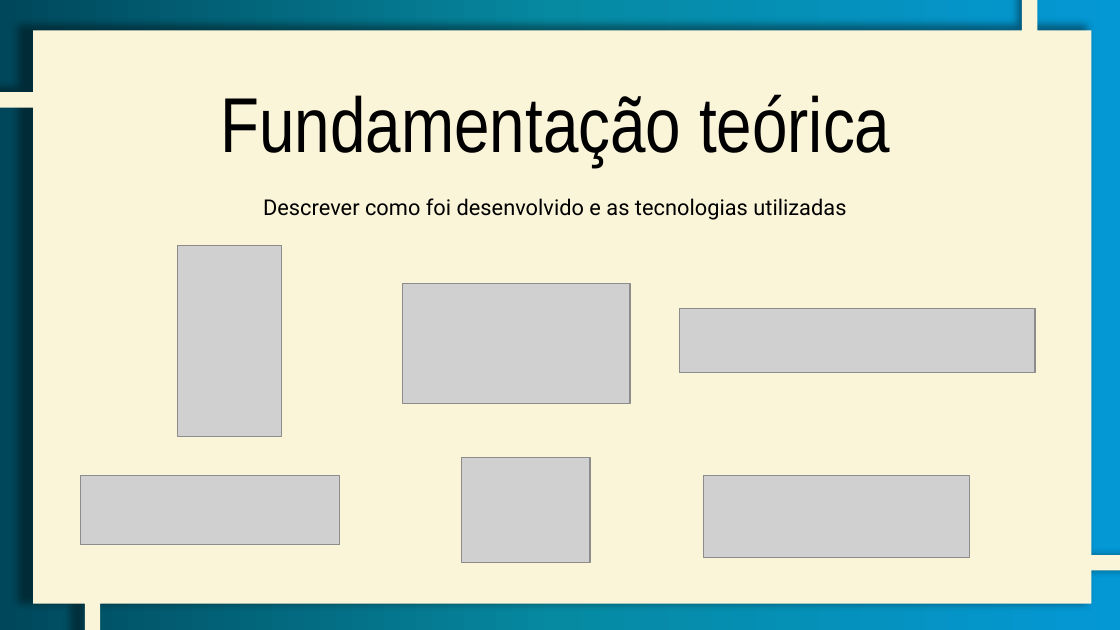
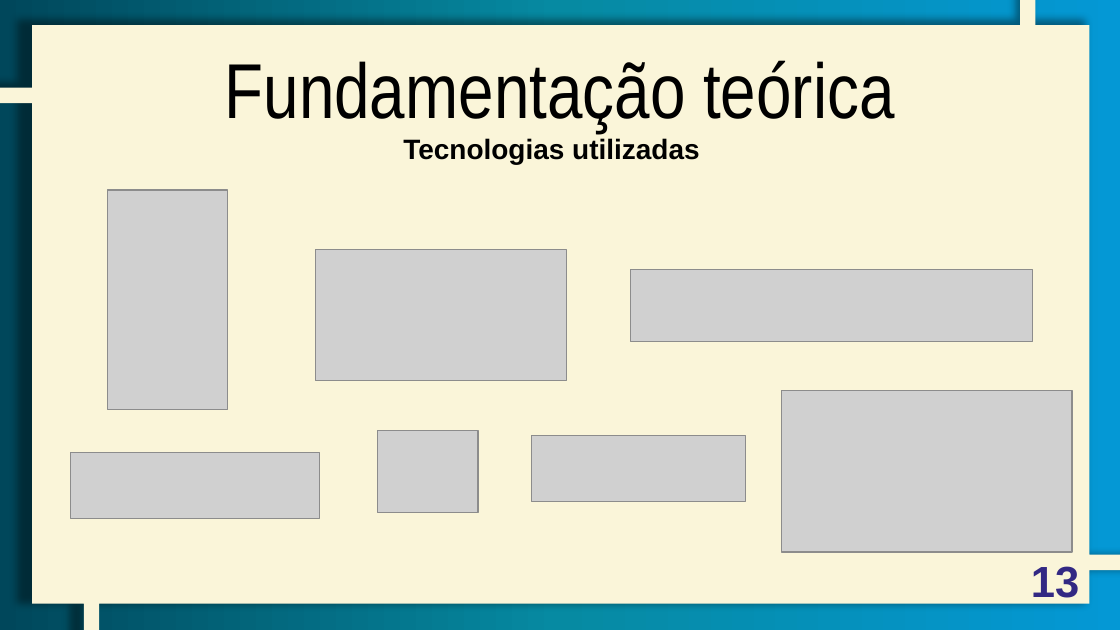
Before and after one commit to GC-Aguiar/tg-AplicacaoIntegradora, a slide deck: slide 13 of Documentação/Apresentação/Apresentação TGII - SIDBM.pptx. Drawn at 1120x630 pixels with LibreOffice and Linux fonts; fonts in the diff are those of the drawing; grey boxes stand for pictures. Boxes give left, top, right and bottom in pixels: in the first picture for what was removed or moved away, otherwise in the second. Text is boxed around its words. In the diff, an @@ line names an element or a change of style, - is before the commit and + after.

```diff
--- a/Documentação/Apresentação/Apresentação TGII - SIDBM.pptx
+++ b/Documentação/Apresentação/Apresentação TGII - SIDBM.pptx
@@ freeform shape at (0,0,1120,630): outline redrawn @@
@@ text "Fundamentação teórica": place and size @@
-text "Fundamentação teórica" at (220,94,890,167)
+text "Fundamentação teórica" at (225,60,894,133)
@@ text at (403,138,699,165): text changed; size 14 to 18 pt; font Roboto to Arial; bold on @@
-Descrever como foi desenvolvido e as tecnologias utilizadas
+Tecnologias utilizadas
@@ picture: place and size @@
-picture at (177,245,281,436)
+picture at (108,190,227,410)
@@ picture: place and size @@
-picture at (402,283,629,403)
+picture at (316,249,567,381)
@@ picture: place and size @@
-picture at (679,309,1035,373)
+picture at (631,270,1033,343)
@@ picture added at (782,391,1073,552) @@
@@ picture: place and size @@
-picture at (461,458,589,562)
+picture at (377,431,478,513)
@@ picture: place and size @@
-picture at (704,476,970,558)
+picture at (531,436,745,502)
@@ picture: place and size @@
-picture at (81,476,339,545)
+picture at (71,452,319,519)
@@ page number added at (1031,566,1079,606), 28 pt, text #322883, bold @@
+13
```
Also in this commit, not shown: 17 other slides changed, 9 slides added, 44 slides removed, 59 other files.
